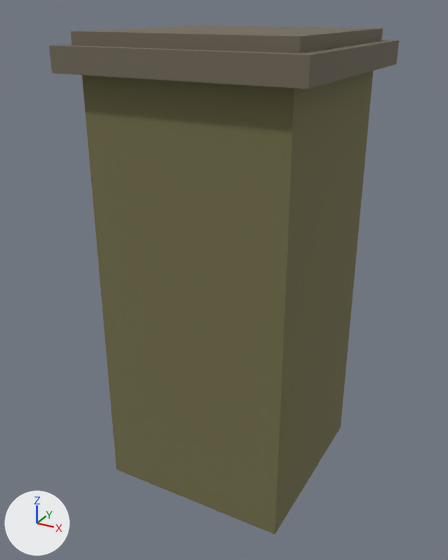
A saved change to the glTF model game/public/models/garden_wall_pier.glb.
The view is the same before and after, from a 50 mm lens placed at (0.636, -1.212, 1.097), pointed at (-0.018, -0.023, 0.502). Arrows for +X, +Y and +Z are at lower left; the lights stay in place. The older version comes first.

Names of what the first picture shows: 'Pier'.
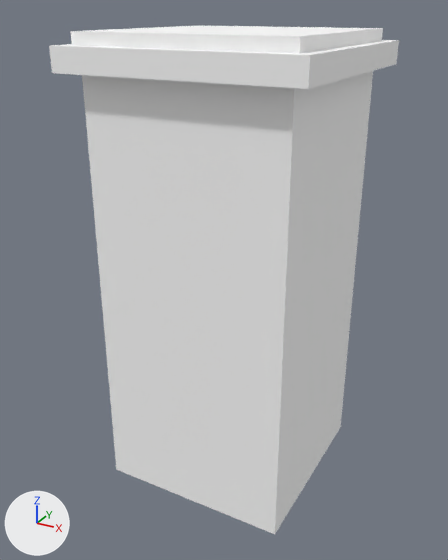
The change in detail:
Material 'WallRender' (mat_wallrender) changes colour from dark yellow #73704b to white #ffffff; in linear values from (0.173, 0.162, 0.0708) to (1.0, 1.0, 1.0).
Material 'Coping' (mat_coping) changes colour from brown #72695a to white #ffffff; in linear values from (0.168, 0.142, 0.103) to (1.0, 1.0, 1.0).

Location of each change, (x1, y1, x2, y2) in pixels of the pictures (448 x 560 px):
'Pier', recoloured (dark yellow to white)
    both: (49, 26, 399, 534)
